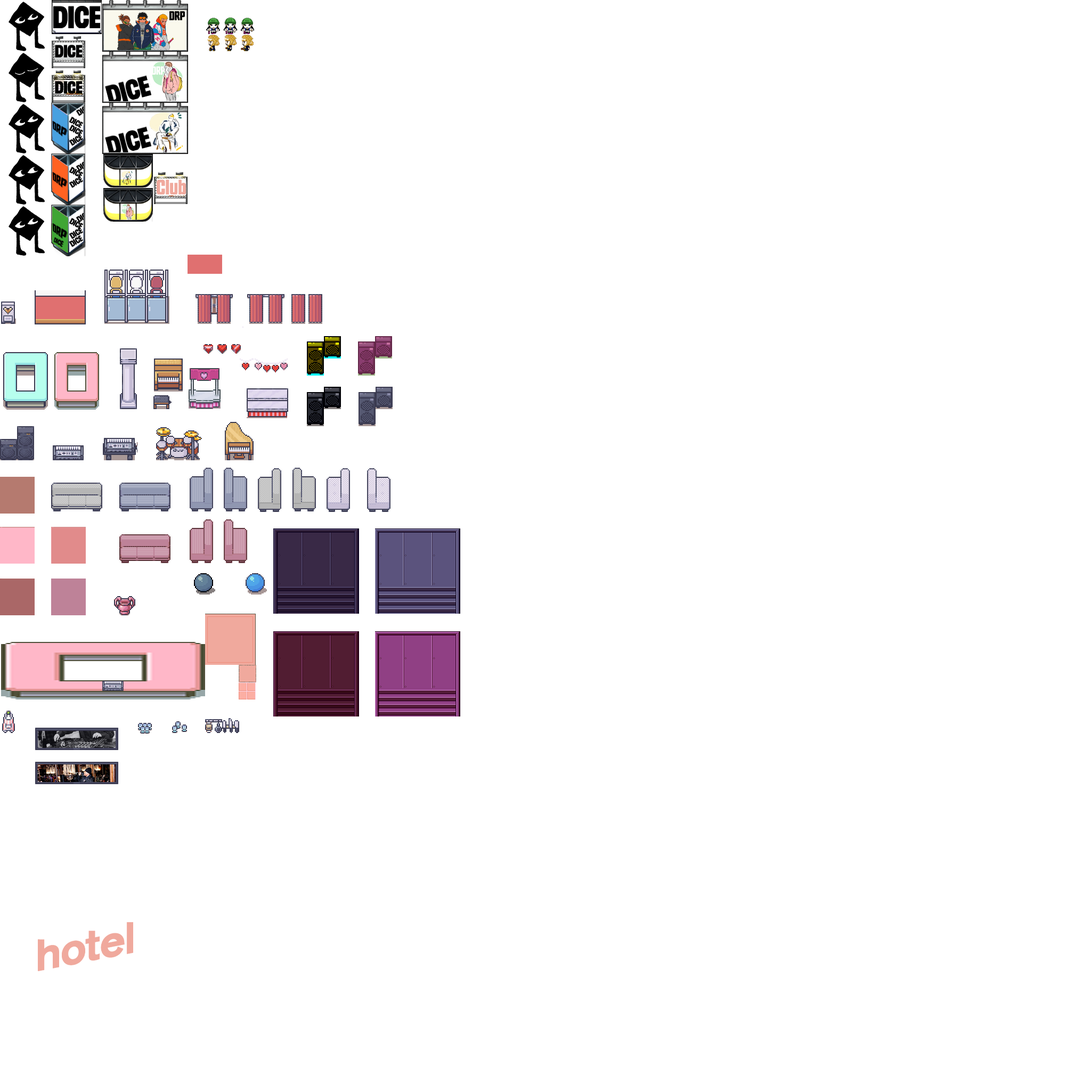
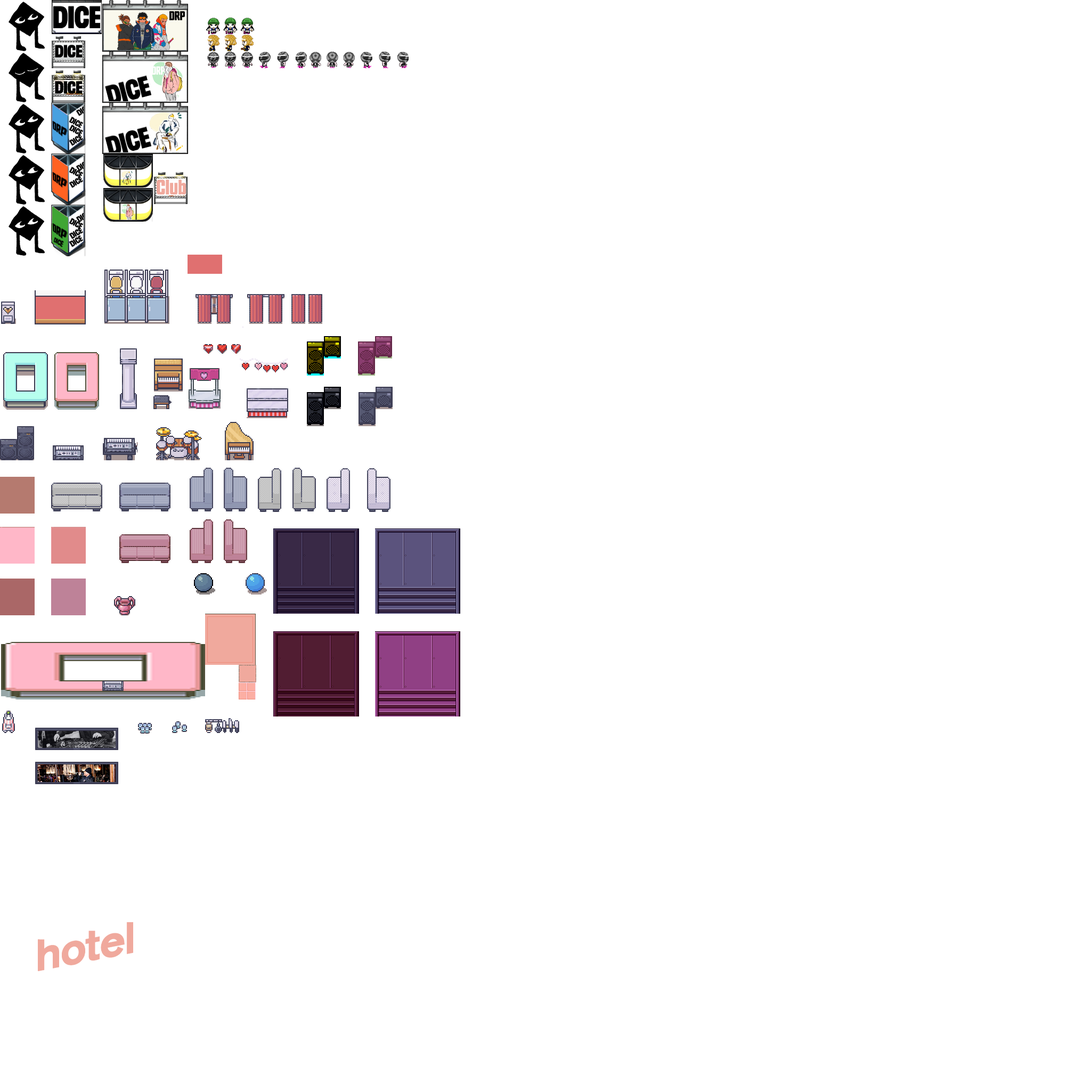
Layers edited between the first and the second (1091, 1091) image:
added layer "Calque 89" above "Calque 88" over bbox(309, 51, 355, 69)
added layer "Calque 88" above "Calque 87" over bbox(360, 51, 409, 69)
added layer "Calque 87" above "Calque 86" over bbox(259, 51, 307, 69)
added layer "Calque 86" above "Calque 85" over bbox(207, 51, 254, 69)
